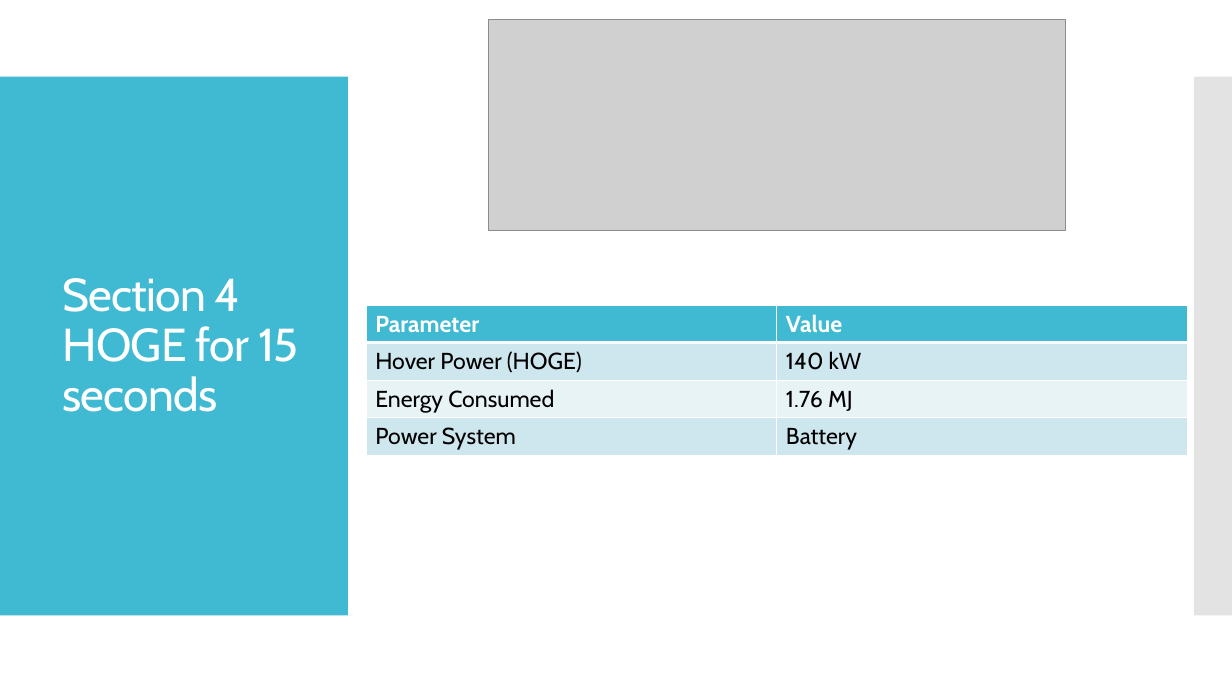
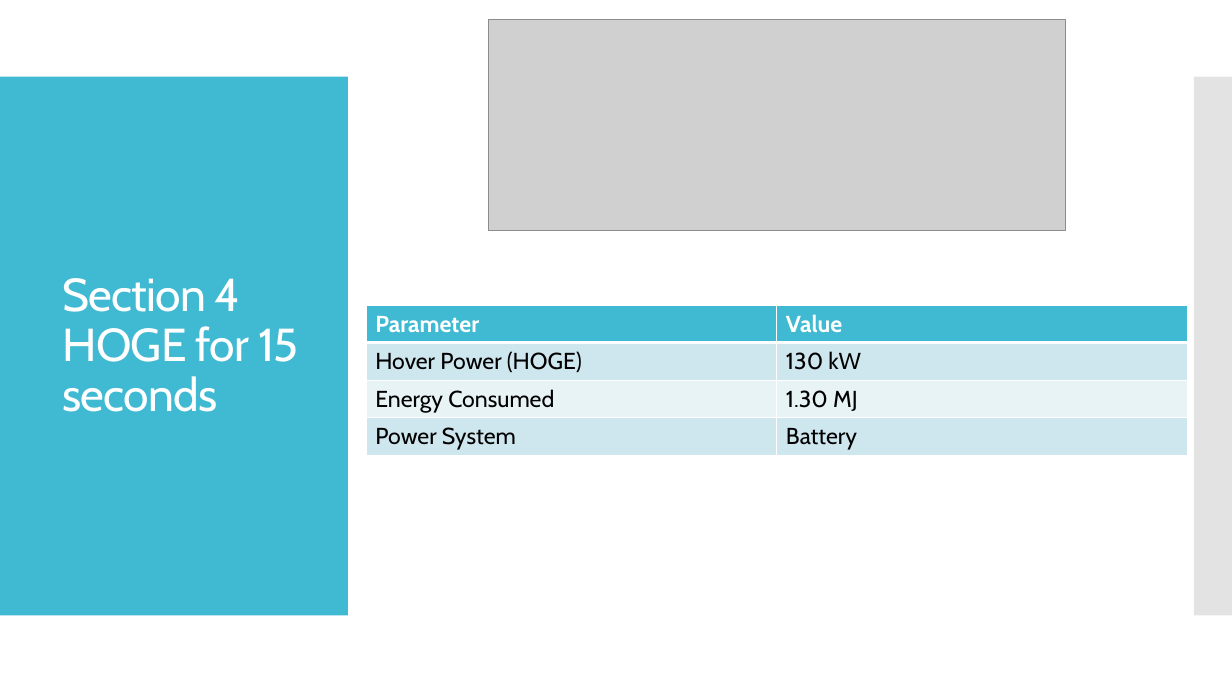
Before and after one commit to s-ritwik/VFS_IIT_KANPUR, a slide deck: slide 20 of BEMT_results/VFS performance validation.pptx. Drawn at 1232x693 pixels with LibreOffice and Linux fonts; fonts in the diff are those of the drawing; grey boxes stand for pictures. Boxes give left, top, right and bottom in pixels: in the first picture for what was removed or moved away, otherwise in the second. Text is boxed around its words. In the diff, an @@ line names an element or a change of style, - is before the commit and + after.

```diff
--- a/BEMT_results/VFS performance validation.pptx
+++ b/BEMT_results/VFS performance validation.pptx
@@ table at [366, 305, 1187, 454] @@
-row 2, column 2: 140 kW
+row 2, column 2: 130 kW
-row 3, column 2: 1.76 MJ
+row 3, column 2: 1.30 MJ
```
Also in this commit, not shown: 9 other slides changed, 7 other files.
